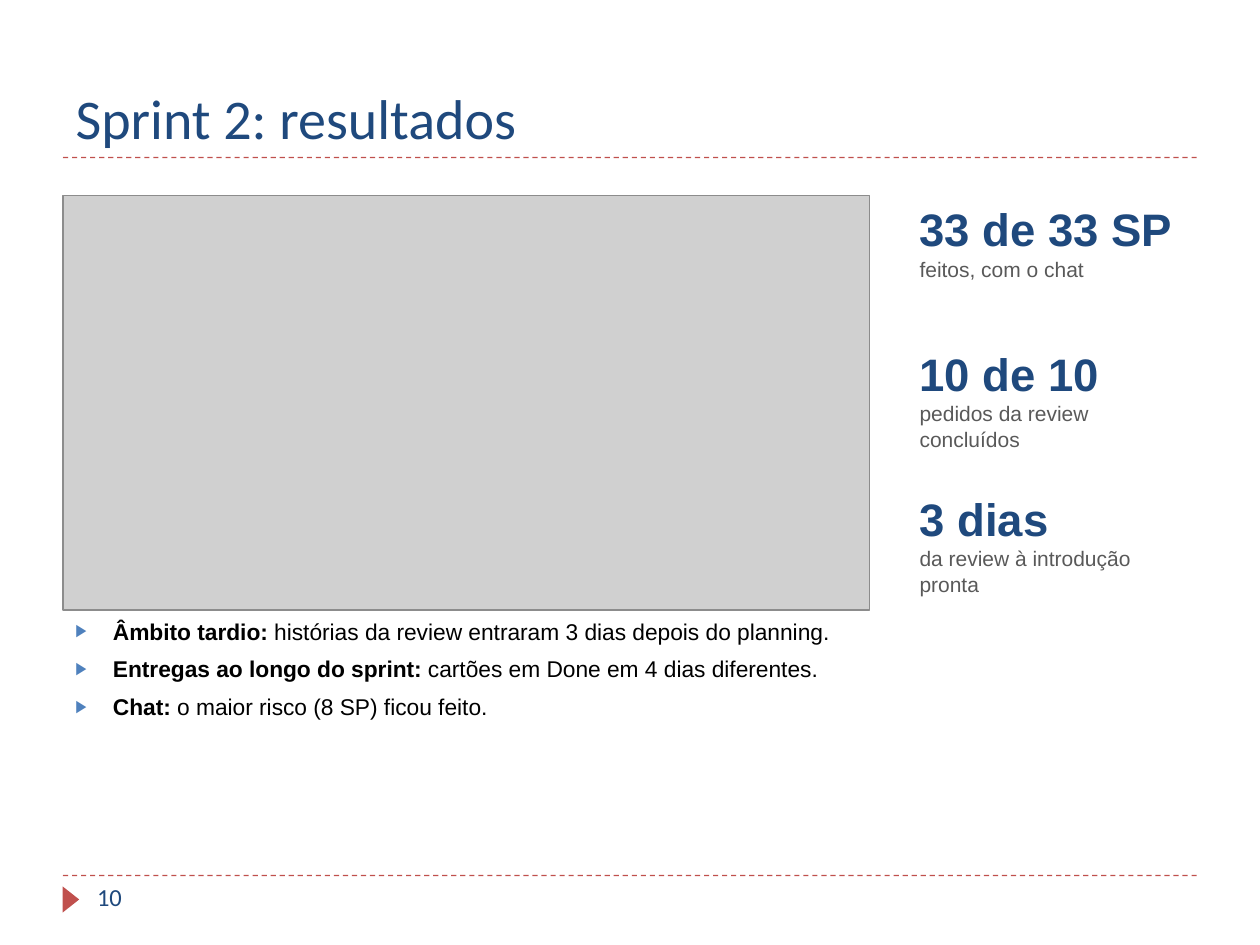
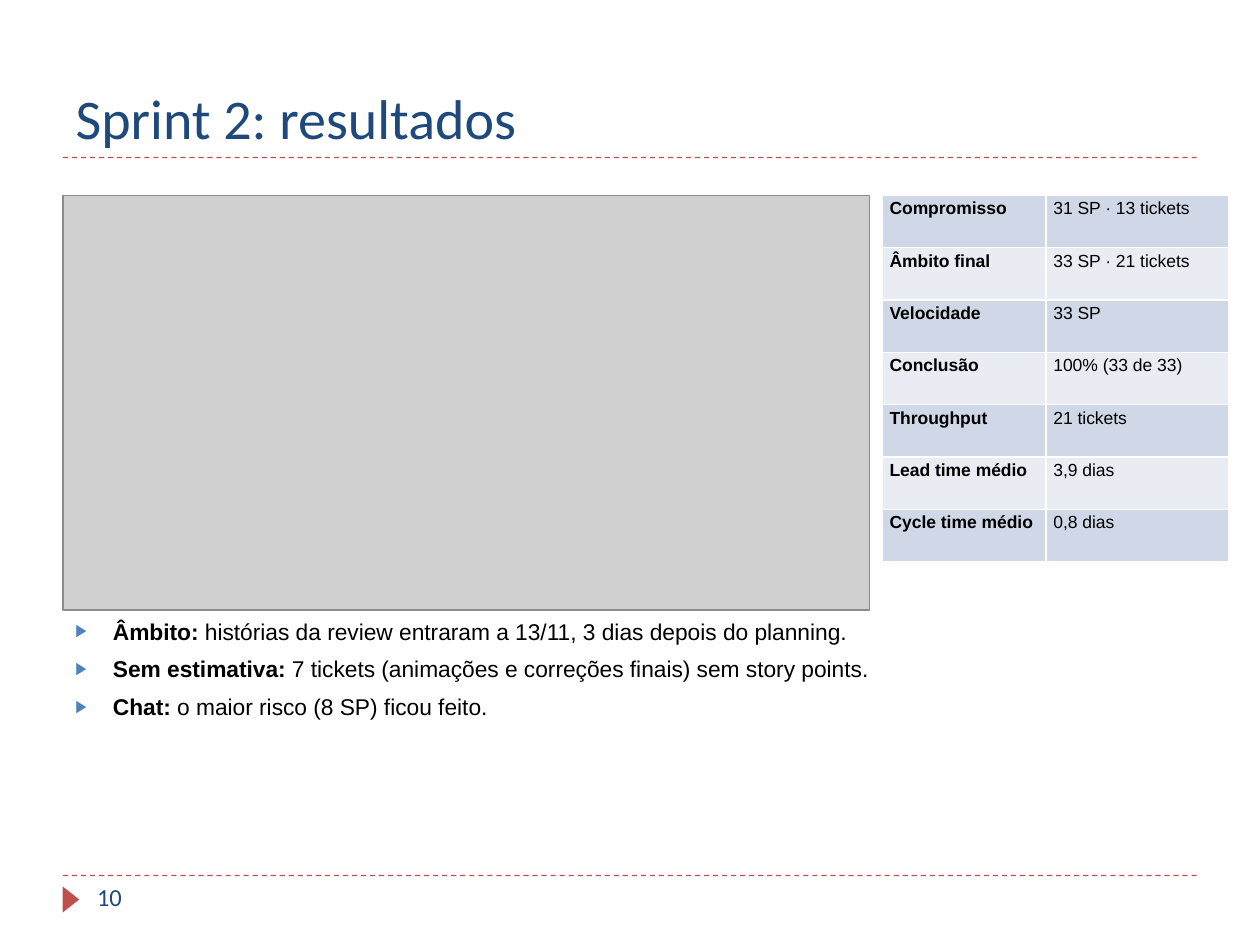
Before and after one commit to TaniaBmGuedes/MDS-TP4, a slide deck: slide 10 of entrega/07_Apresentacao_Final.pptx. Drawn at 1260x945 pixels with LibreOffice and Linux fonts; fonts in the diff are those of the drawing; grey boxes stand for pictures; background and template pictures are left out. Boxes give left, top, right and bottom in pixels: in the first picture for what was removed or moved away, otherwise in the second. Text is boxed around its words. In the diff, an @@ line names an element or a change of style, - is before the commit and + after.

```diff
--- a/entrega/07_Apresentacao_Final.pptx
+++ b/entrega/07_Apresentacao_Final.pptx
@@ table added at [882,195,1228,562], 7 rows, 2 columns @@
+Compromisso | 31 SP · 13 tickets
+Âmbito final | 33 SP · 21 tickets
+Velocidade | 33 SP
+Conclusão | 100% (33 de 33)
+Throughput | 21 tickets
+Lead time médio | 3,9 dias
+Cycle time médio | 0,8 dias
@@ text removed at [920,213,1173,280] @@
-33 de 33 SP
-feitos, com o chat
@@ text removed at [920,358,1099,447] @@
-10 de 10
-pedidos da review concluídos
@@ text removed at [920,503,1131,596] @@
-3 dias
-da review à introdução pronta
@@ text at [113,621,868,682]: text changed @@
-▶ Âmbito tardio: histórias da review entraram 3 dias depois do planning.
-▶ Entregas ao longo do sprint: cartões em Done em 4 dias diferentes.
+▶ Âmbito: histórias da review entraram a 13/11, 3 dias depois do planning.
+▶ Sem estimativa: 7 tickets (animações e correções finais) sem story points.
```
Also in this commit, not shown: 3 other slides changed, 6 other files.
